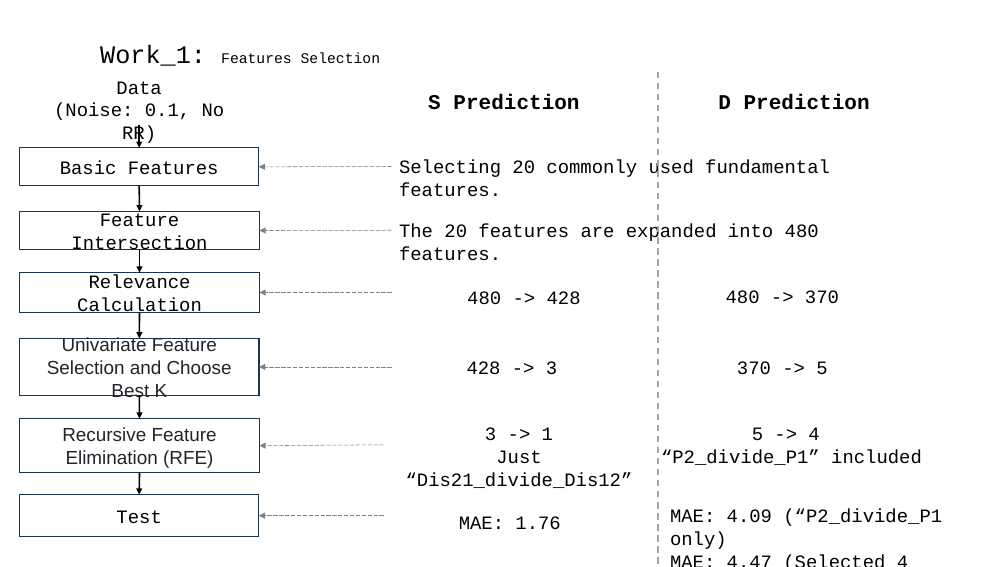
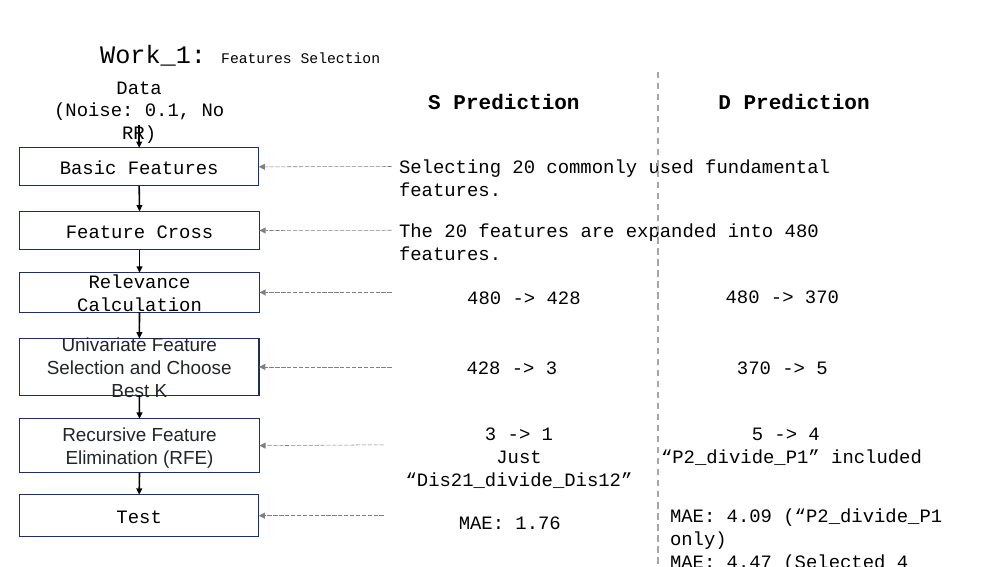
Before and after one commit to A-Big-Tortoise/Presentation, a slide deck: slide 4 of Presentation_821_JiayuChen.pptx. Drawn at 1008x567 pixels with LibreOffice and Linux fonts; fonts in the diff are those of the drawing. Boxes give left, top, right and bottom in pixels: in the first picture for what was removed or moved away, otherwise in the second. Text is boxed around its words. In the diff, an @@ line names an element or a change of style, - is before the commit and + after.

```diff
--- a/Presentation_821_JiayuChen.pptx
+++ b/Presentation_821_JiayuChen.pptx
@@ text in rectangle at bbox=[66, 225, 214, 239]: text changed @@
-Feature Intersection
+Feature Cross
```
Also in this commit, not shown: 4 other slides changed.
